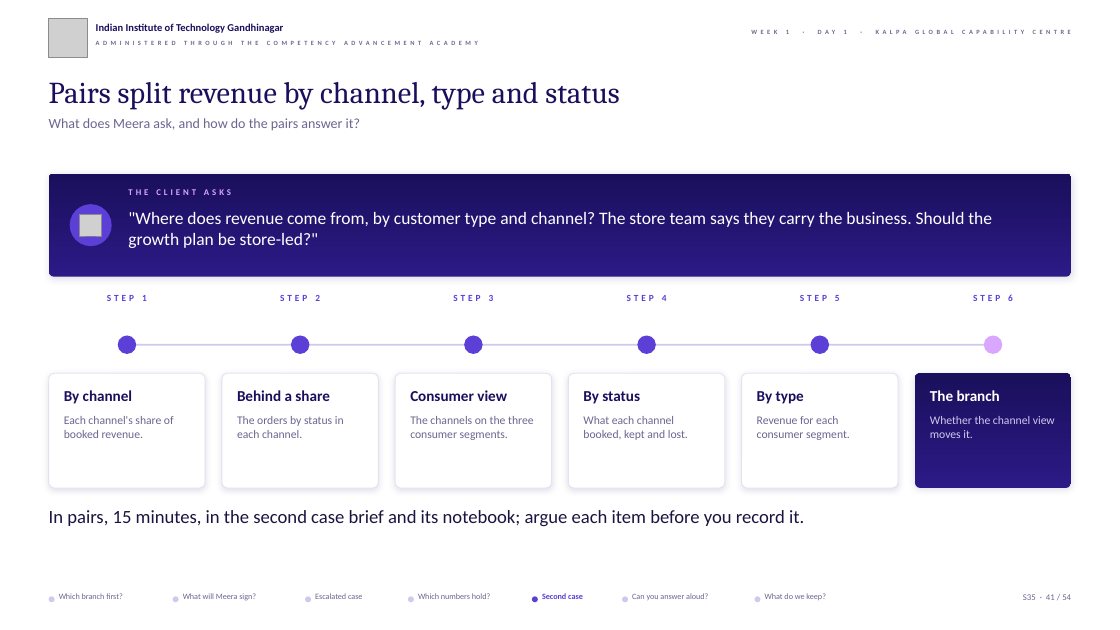
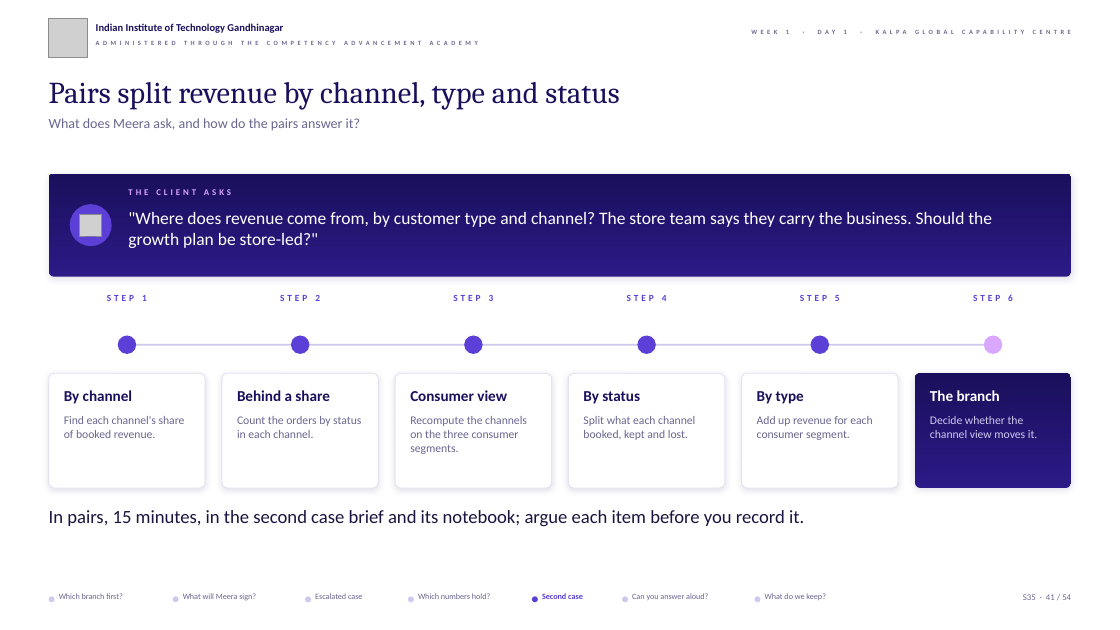
Before and after one commit to fde-academy-lab/c2-content-factory, a slide deck: slide 41 of content/W01/D1/slides/C2_W01_D01_half2_STUDENT.pptx. Drawn at 1120x630 pixels with LibreOffice and Linux fonts; fonts in the diff are those of the drawing; grey boxes stand for pictures; background and template pictures are left out. Boxes give left, top, right and bottom in pixels: in the first picture for what was removed or moved away, otherwise in the second. Text is boxed around its words. In the diff, an @@ line names an element or a change of style, - is before the commit and + after.

```diff
--- a/content/W01/D1/slides/C2_W01_D01_half2_STUDENT.pptx
+++ b/content/W01/D1/slides/C2_W01_D01_half2_STUDENT.pptx
@@ text at bbox=[64, 416, 185, 438]: text changed @@
-Each channel's share of booked revenue.
+Find each channel's share of booked revenue.
@@ text at bbox=[237, 416, 361, 438]: text changed @@
-The orders by status in each channel.
+Count the orders by status in each channel.
@@ text at bbox=[410, 416, 527, 454]: text changed @@
-The channels on the three consumer segments.
+Recompute the channels on the three consumer segments.
@@ text at bbox=[583, 416, 695, 440]: text changed @@
-What each channel booked, kept and lost.
+Split what each channel booked, kept and lost.
@@ text at bbox=[757, 416, 872, 440]: text changed @@
-Revenue for each consumer segment.
+Add up revenue for each consumer segment.
@@ text at bbox=[930, 416, 1037, 438]: text changed @@
-Whether the channel view moves it.
+Decide whether the channel view moves it.
```
Also in this commit, not shown: 18 other slides changed, 32 other files.
